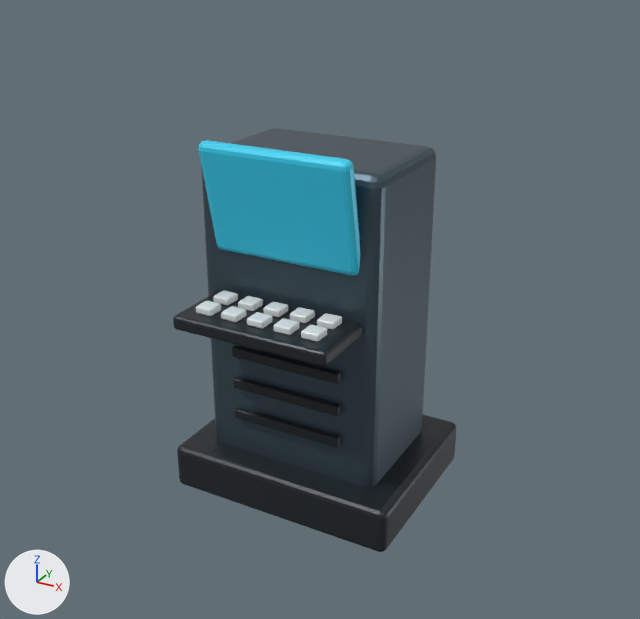
What one commit did to the FBX model Tools/ArtSource/Complementos/SM_ConsolaTecnico.fbx.
Rendered twice from a 50 mm camera at (1.137, -2.067, 1.591) aimed at (0.02, -0.035, 0.575). The axes (+X, +Y, +Z) are drawn at lower left. The lights are the same throughout. The picture after the commit comes second. Objects named as collision shapes, trigger or cutter boxes, shadow casters or lower levels of detail are left out. Where no turn or scale is listed for an object, it has been applied to the vertices. Vertices at exactly the same position are counted once.

Names of what the first picture shows: 'SM_ConsolaTecnico'.
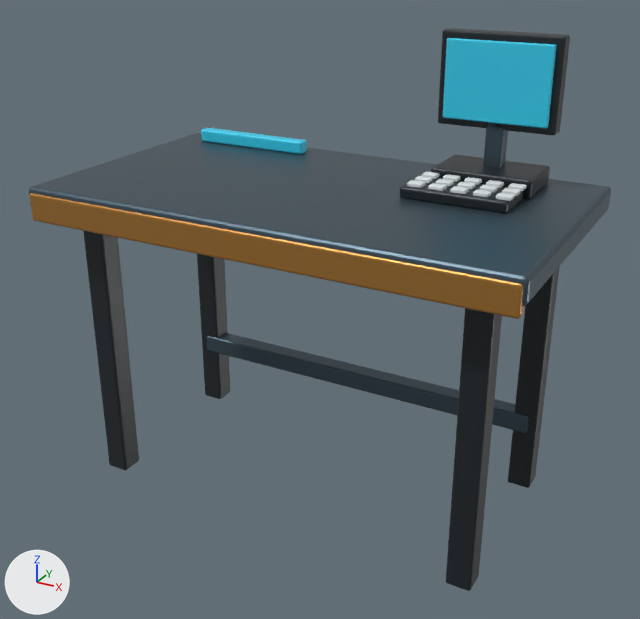
Patch to the scene script:
```diff
--- a/Tools/ArtSource/Complementos/SM_ConsolaTecnico.fbx.py
+++ b/Tools/ArtSource/Complementos/SM_ConsolaTecnico.fbx.py
@@ me_cube @@
-me_cube.from_pydata(...)  # 1620 vertices, 1652 faces; spans x -0.35..0.35, y -0.39..0.275, z -0.07..1.007
+me_cube.from_pydata(...)  # 2688 vertices, 2744 faces; spans x -0.7..0.7, y -0.395..0.39, z 0.0..1.325
+# me_cube part 1: the loose piece of 96 vertices spanning x 0.135..0.185, y -0.265..-0.215, z 0.57..0.59 is scaled about its middle by (0.828, 0.609, 0.5), then moved by (0.11, 0.27, 0.38)
+# me_cube part 2: the loose piece of 96 vertices spanning x 0.055..0.105, y -0.265..-0.215, z 0.57..0.59 is scaled about its middle by (0.828, 0.609, 0.5), then moved by (0.19, 0.32, 0.38)
+# me_cube part 3: the loose piece of 96 vertices spanning x 0.135..0.185, y -0.345..-0.295, z 0.57..0.59 is scaled about its middle by (0.828, 0.609, 0.5), then moved by (0.11, 0.45, 0.38)
+# me_cube part 4: the loose piece of 96 vertices spanning x -0.025..0.025, y -0.265..-0.215, z 0.57..0.59 is scaled about its middle by (0.828, 0.609, 0.5), then moved by (0.33, 0.27, 0.38)
+# me_cube part 5: the loose piece of 96 vertices spanning x 0.055..0.105, y -0.345..-0.295, z 0.57..0.59 is scaled about its middle by (0.828, 0.609, 0.5), then moved by (0.25, 0.4, 0.38)
+# me_cube part 6: the loose piece of 96 vertices spanning x -0.23..0.23, y -0.39..-0.15, z 0.53..0.57 is scaled about its middle by (0.0842, 0.121, 0.265), then moved by (0.33, 0.4, 0.41), in mat_m_apoyo_blanco (white #e7edef)
+# me_cube part 7: the loose piece of 96 vertices spanning x -0.105..-0.055, y -0.265..-0.215, z 0.57..0.59 is scaled about its middle by (0.828, 0.609, 0.5), then moved by (0.47, 0.27, 0.38)
+# me_cube part 8: the loose piece of 96 vertices spanning x -0.025..0.025, y -0.345..-0.295, z 0.57..0.59 is scaled about its middle by (0.828, 0.609, 0.5), then moved by (0.39, 0.4, 0.38)
+# me_cube part 9: the loose piece of 96 vertices spanning x -0.185..-0.135, y -0.265..-0.215, z 0.57..0.59 is scaled about its middle by (0.828, 0.609, 0.5), then moved by (0.55, 0.37, 0.38)
+# me_cube part 10: the loose piece of 96 vertices spanning x -0.105..-0.055, y -0.345..-0.295, z 0.57..0.59 is scaled about its middle by (0.828, 0.609, 0.5), then moved by (0.53, 0.35, 0.38)
+# me_cube part 11: the loose piece of 96 vertices spanning x -0.185..-0.135, y -0.345..-0.295, z 0.57..0.59 is scaled about its middle by (0.828, 0.609, 0.5), then moved by (0.61, 0.4, 0.38)
+# me_cube part 12: the loose piece of 96 vertices spanning x -0.27..0.27, y -0.19..0.19, z 0.04..0.96 is scaled about its middle by (0.0745, 0.0801, 0.00884), then moved by (0.45, 0.13, 0.46), in mat_m_apoyo_blanco (white #e7edef)
+# me_cube part 13: the loose piece of 96 vertices spanning x -0.35..0.35, y -0.275..0.275, z -0.07..0.07 is scaled about its middle by (0.0558, 0.0527, 0.0666), then moved by (0.51, 0.03, 0.96), in mat_m_apoyo_blanco (white #e7edef)
+# me_cube part 14: the loose piece of 96 vertices spanning x 0.135..0.185, y -0.265..-0.215, z 0.57..0.59 is copied, and the copy is scaled about its middle by (0.828, 0.609, 0.5), then moved by (0.35, 0.32, 0.38); it spans x 0.49..0.53, y 0.065..0.095, z 0.955..0.965
+# me_cube part 15: the loose piece of 96 vertices spanning x 0.135..0.185, y -0.265..-0.215, z 0.57..0.59 is copied, and the copy is scaled about its middle by (0.828, 0.609, 0.5), then moved by (0.35, 0.37, 0.38); it spans x 0.49..0.53, y 0.115..0.145, z 0.955..0.965
+# me_cube part 16: the loose piece of 96 vertices spanning x -0.17..0.17, y -0.21..-0.19, z 0.385..0.415 is deleted
+# me_cube part 17: the loose piece of 96 vertices spanning x -0.17..0.17, y -0.21..-0.19, z 0.185..0.215 is deleted
+# me_cube part 18: the loose piece of 96 vertices spanning x -0.17..0.17, y -0.21..-0.19, z 0.285..0.315 is deleted
+# me_cube part 19: the loose piece of 84 vertices spanning x -0.22..0.22, y -0.259..-0.161, z 0.693..1.007 is deleted
+# me_cube part 20: 1248 vertices added at x -0.7..0.7, y -0.395..0.39, z 0.0..1.325
 me_cube.materials.append(mat_m_apoyo_goma)
@@ me_cube @@
 me_cube.materials.append(mat_m_apoyo_blanco)
+me_cube.materials.append(mat_m_apoyo_bronce)  # orange #bc8642
@@ ob_sm_consolatecnico @@
 ob_sm_consolatecnico = bpy.data.objects.new('SM_ConsolaTecnico', me_cube)
-ob_sm_consolatecnico.location = (0.0, 0.0, 0.07)
+ob_sm_consolatecnico.location = (0.0, 0.0, 0.0)
```

Where the change shows, as pixel boxes [x1, y1, x2, y2] in the pictures (640 x 619 px; the box of a moved part takes in the faces that stretch with it):
'SM_ConsolaTecnico', reshaped, moved (105% wider, 33% taller)
    before: [173, 128, 456, 552]
    after: [29, 28, 611, 591]
part 1 of me_cube, moved or reshaped
    before: [317, 313, 342, 330]
    after: [407, 180, 425, 188]
part 2 of me_cube, moved or reshaped
    before: [290, 307, 315, 323]
    after: [415, 176, 432, 183]
part 3 of me_cube, moved or reshaped
    before: [301, 325, 327, 342]
    after: [422, 172, 440, 179]
part 4 of me_cube, moved or reshaped
    before: [263, 302, 288, 317]
    after: [428, 183, 447, 191]
part 5 of me_cube, moved or reshaped
    before: [273, 318, 299, 335]
    after: [436, 179, 454, 186]
part 6 of me_cube, moved or reshaped
    before: [173, 291, 362, 366]
    after: [443, 174, 461, 182]
part 7 of me_cube, moved or reshaped
    before: [238, 296, 263, 311]
    after: [450, 186, 469, 194]
part 8 of me_cube, moved or reshaped
    before: [247, 312, 273, 329]
    after: [457, 182, 476, 190]
part 9 of me_cube, moved or reshaped
    before: [213, 291, 238, 306]
    after: [464, 177, 482, 185]
part 10 of me_cube, moved or reshaped
    before: [221, 306, 247, 322]
    after: [473, 189, 491, 198]
part 11 of me_cube, moved or reshaped
    before: [196, 301, 221, 316]
    after: [479, 185, 498, 193]
part 12 of me_cube, moved or reshaped
    before: [201, 128, 436, 488]
    after: [486, 180, 504, 188]
part 13 of me_cube, moved or reshaped
    before: [177, 414, 456, 552]
    after: [496, 193, 515, 201]
part 14 of me_cube, added
    after: [502, 188, 521, 196]
part 15 of me_cube, added
    after: [508, 183, 526, 191]
part 16 of me_cube, deleted (black)
    before: [232, 346, 341, 384]
part 17 of me_cube, deleted (black)
    before: [235, 407, 340, 448]
part 18 of me_cube, deleted (black)
    before: [233, 377, 340, 416]
part 19 of me_cube, deleted (cyan)
    before: [198, 140, 360, 276]
part 20 of me_cube, added
    after: [29, 28, 611, 591]
